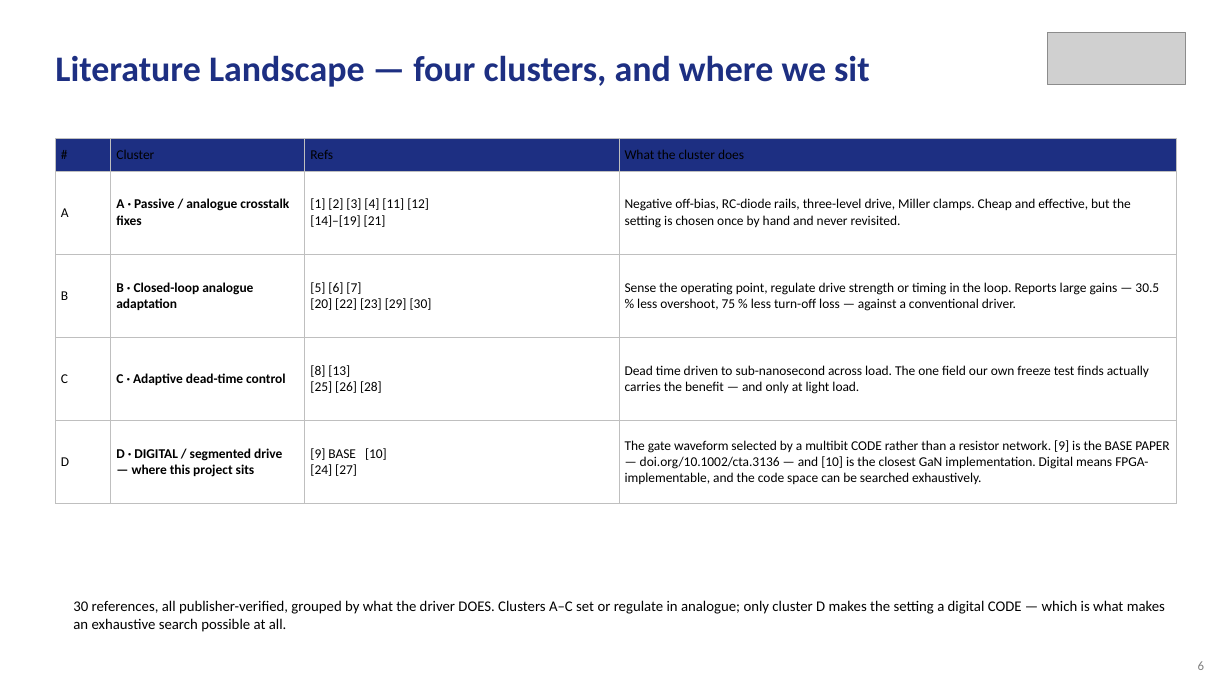
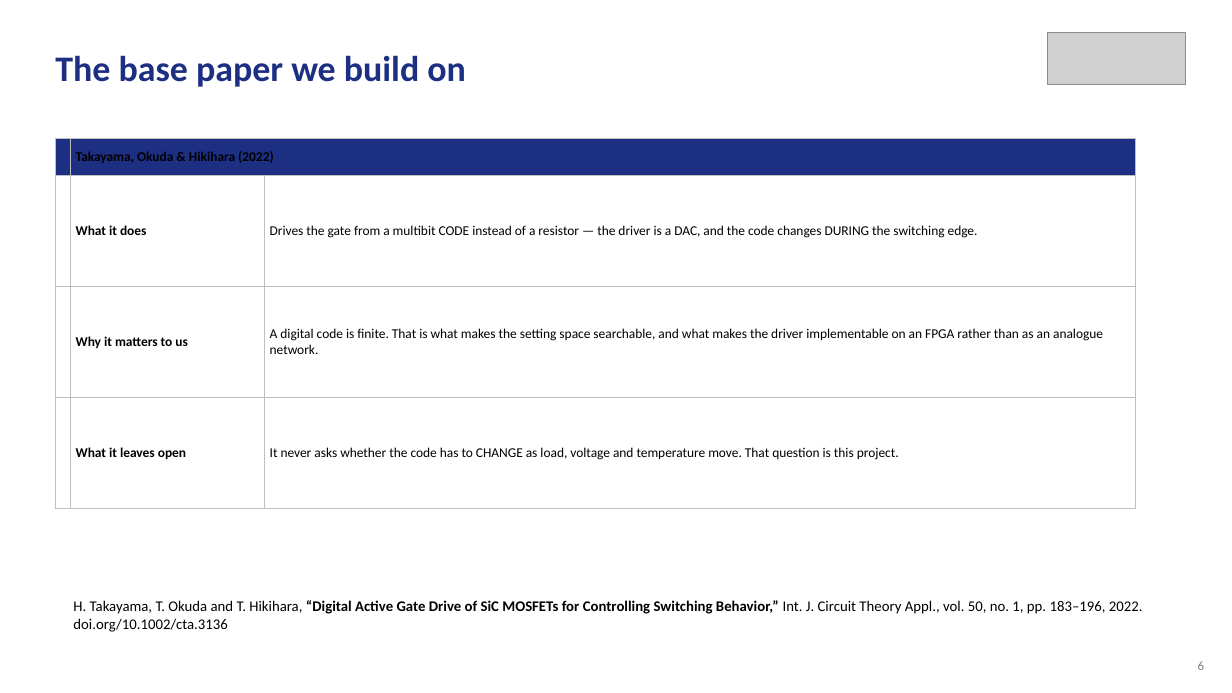
Before and after one commit to Amritha902/gan-driver, a slide deck: slide 6 of review/Review1_GaN_Segmented_Gate_Driver.pptx. Drawn at 1232x693 pixels with LibreOffice and Linux fonts; fonts in the diff are those of the drawing; grey boxes stand for pictures. Boxes give left, top, right and bottom in pixels: in the first picture for what was removed or moved away, otherwise in the second. Text is boxed around its words. In the diff, an @@ line names an element or a change of style, - is before the commit and + after.

```diff
--- a/review/Review1_GaN_Segmented_Gate_Driver.pptx
+++ b/review/Review1_GaN_Segmented_Gate_Driver.pptx
@@ text at (55, 55, 466, 87): text changed @@
-Literature Landscape — four clusters, and where we sit
+The base paper we build on
@@ table at (55, 139, 1132, 508) @@
-row 1: # | Cluster | Refs | What the cluster does | 
-row 2: A | A · Passive / analogue crosstalk fixes | [1] [2] [3] [4] [11] [12] / [14]–[19] [21] | Negative off-bias, RC-diode rails, three-level drive, Miller clamps. Cheap and effective, but the setting is chosen once by hand and never revisited. | 
-row 3: B | B · Closed-loop analogue adaptation | [5] [6] [7] / [20] [22] [23] [29] [30] | Sense the operating point, regulate drive strength or timing in the loop. Reports large gains — 30.5 % less overshoot, 75 % less turn-off loss — against a conventional driver. | 
-row 4: C | C · Adaptive dead-time control | [8] [13] / [25] [26] [28] | Dead time driven to sub-nanosecond across load. The one field our own freeze test finds actually carries the benefit — and only at light load. | 
-row 5: D | D · DIGITAL / segmented drive — where this project sits | [9] BASE [10] / [24] [27] | The gate waveform selected by a multibit CODE rather than a resistor network. [9] is the BASE PAPER — doi.org/10.1002/cta.3136 — and [10] is the closest GaN implementation. Digital means FPGA-implementable, and the code space can be searched exhaustively. | 
+row 1:  | Takayama, Okuda & Hikihara (2022) |  |  | 
+row 2:  | What it does | Drives the gate from a multibit CODE instead of a resistor — the driver is a DAC, and the code changes DURING the switching edge. |  | 
+row 3:  | Why it matters to us | A digital code is finite. That is what makes the setting space searchable, and what makes the driver implementable on an FPGA rather than as an analogue network. |  | 
+row 4:  | What it leaves open | It never asks whether the code has to CHANGE as load, voltage and temperature move. That question is this project. |  | 
@@ table: place and size @@
-table at (55, 139, 1177, 504)
+table at (55, 139, 1132, 508)
@@ text at (73, 600, 1143, 632): text changed @@
-30 references, all publisher-verified, grouped by what the driver DOES. Clusters A–C set or regulate in analogue; only cluster D makes the setting a digital CODE — which is what makes an exhaustive search possible at all.
+H. Takayama, T. Okuda and T. Hikihara, “Digital Active Gate Drive of SiC MOSFETs for Controlling Switching Behavior,” Int. J. Circuit Theory Appl., vol. 50, no. 1, pp. 183–196, 2022. doi.org/10.1002/cta.3136
```
Also in this commit, not shown: 1 other file.
